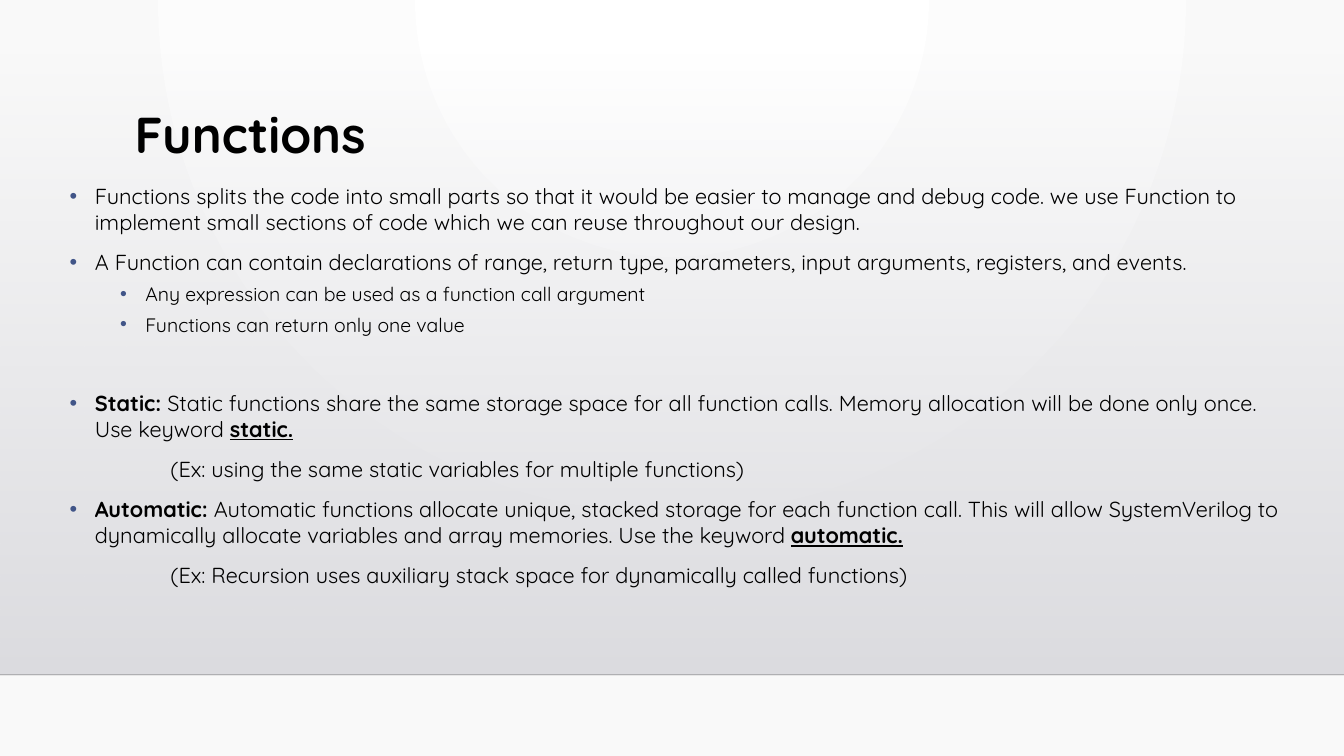
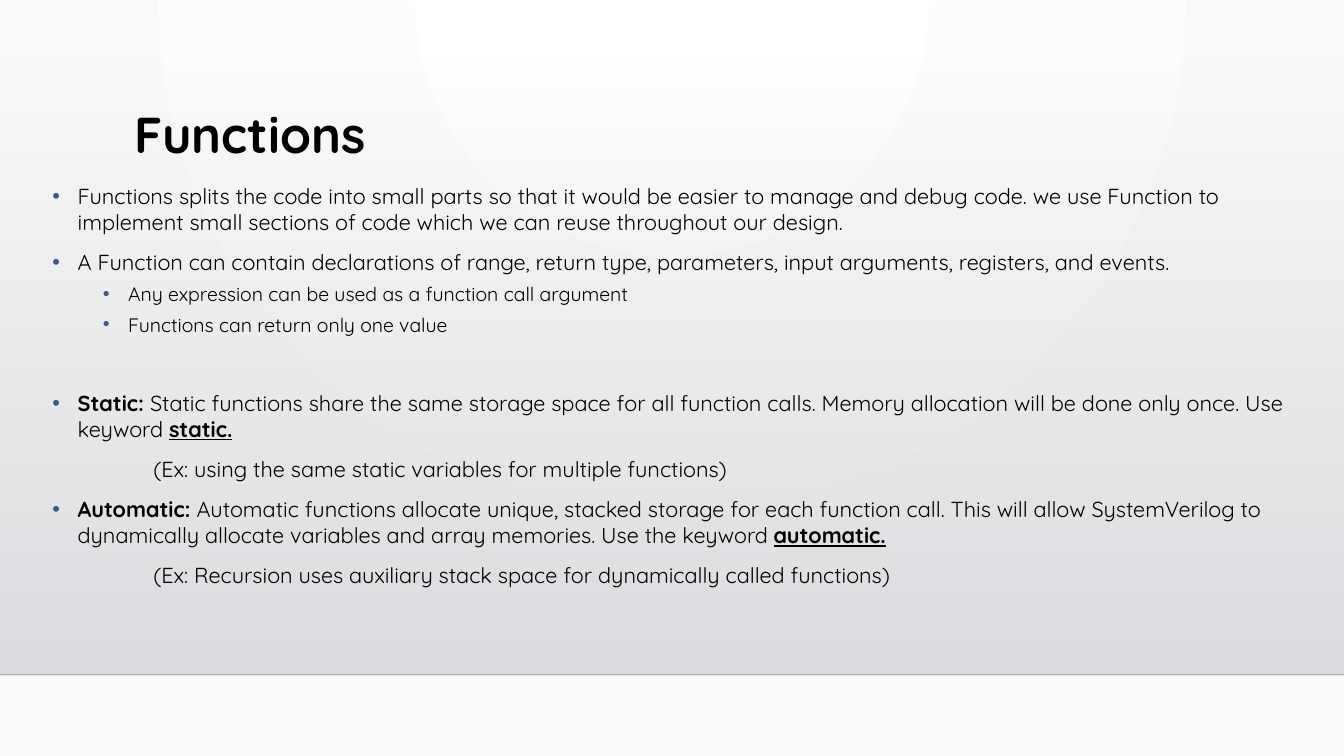
Before and after one commit to samirti/sv, a slide deck: slide 2 of learningSessions.pptx. Drawn at 1344x756 pixels with LibreOffice and Linux fonts; fonts in the diff are those of the drawing; background and template pictures are left out. Boxes give left, top, right and bottom in pixels: in the first picture for what was removed or moved away, otherwise in the second. Text is boxed around its words. In the diff, an @@ line names an element or a change of style, - is before the commit and + after.

```diff
--- a/learningSessions.pptx
+++ b/learningSessions.pptx
@@ text "Functions splits the code into ..." rewrapped from [95,188,1278,588] to [78,188,1283,588] @@
```
Also in this commit, not shown: 7 other slides changed, 2 slides added.
